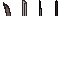
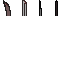
Two versions of the same layered image (64x64). Layer-by-layer changes:
painted on "Background" over [3, 0, 11, 13]
